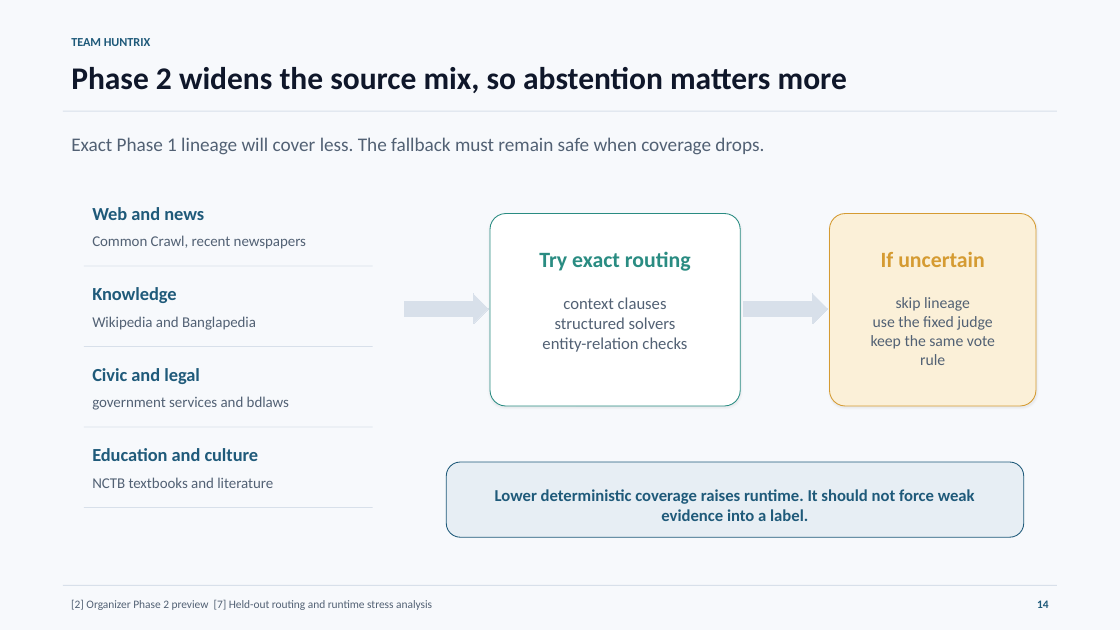
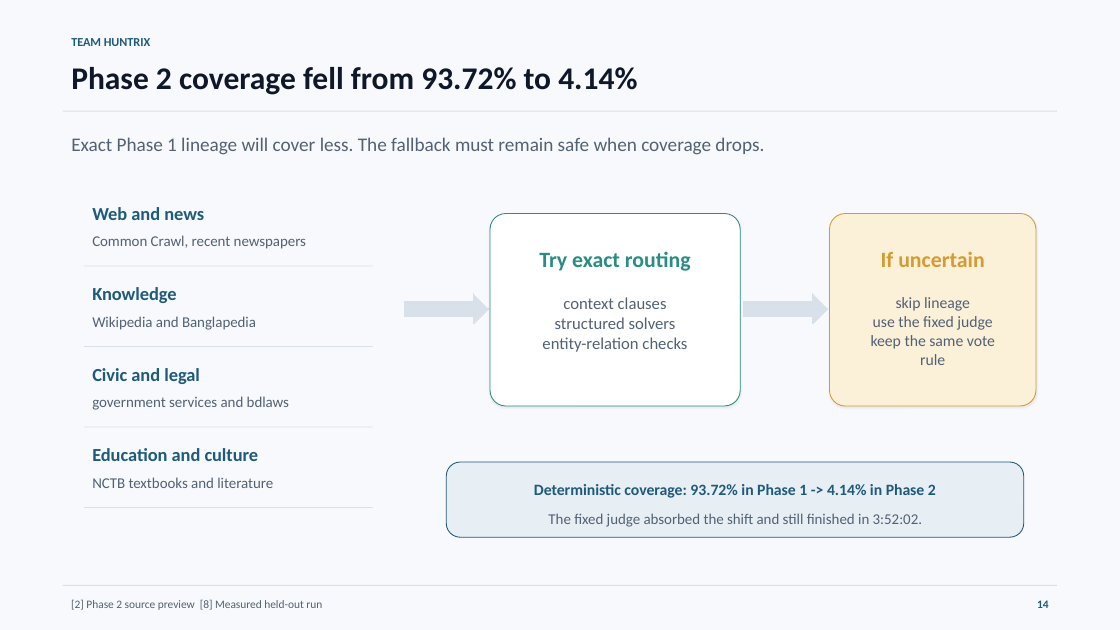
Before and after one commit to Seyamalam/bengali-hallucination-v91-submission, a slide deck: slide 14 of presentation/Huntrix_Final_Presentation.pptx. Drawn at 1120x630 pixels with LibreOffice and Linux fonts; fonts in the diff are those of the drawing. Boxes give left, top, right and bottom in pixels: in the first picture for what was removed or moved away, otherwise in the second. Text is boxed around its words. In the diff, an @@ line names an element or a change of style, - is before the commit and + after.

Commit message:
docs: add measured Phase 2 execution evidence

```diff
--- a/presentation/Huntrix_Final_Presentation.pptx
+++ b/presentation/Huntrix_Final_Presentation.pptx
@@ text at (71, 67, 637, 95): text changed @@
-Phase 2 widens the source mix, so abstention matters more
+Phase 2 coverage fell from 93.72% to 4.14%
@@ text at (534, 484, 936, 498): text changed; size 14.2 to 13.5 pt @@
-Lower deterministic coverage raises runtime. It should not force weak evidence into a label.
+Deterministic coverage: 93.72% in Phase 1 -> 4.14% in Phase 2
@@ text added at (548, 513, 922, 527), 12.8 pt, text #526174 @@
+The fixed judge absorbed the shift and still finished in 3:52:02.
@@ text at (71, 599, 322, 610): text changed @@
-[2] Organizer Phase 2 preview [7] Held-out routing and runtime stress analysis
+[2] Phase 2 source preview [8] Measured held-out run
```
Also in this commit, not shown: 1 other slide changed, 1 slide added, 1 slide removed, 8 other files.
